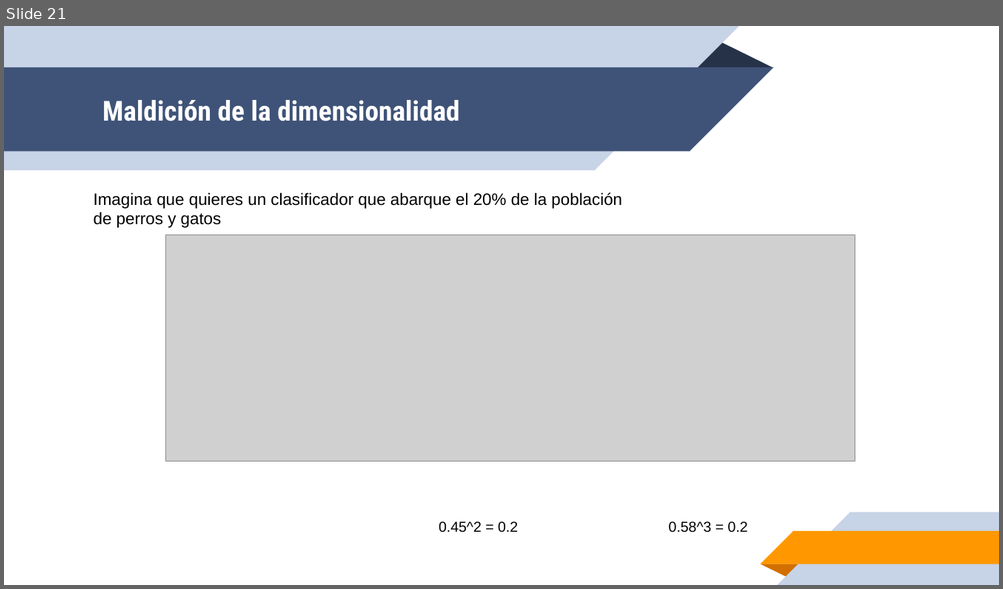
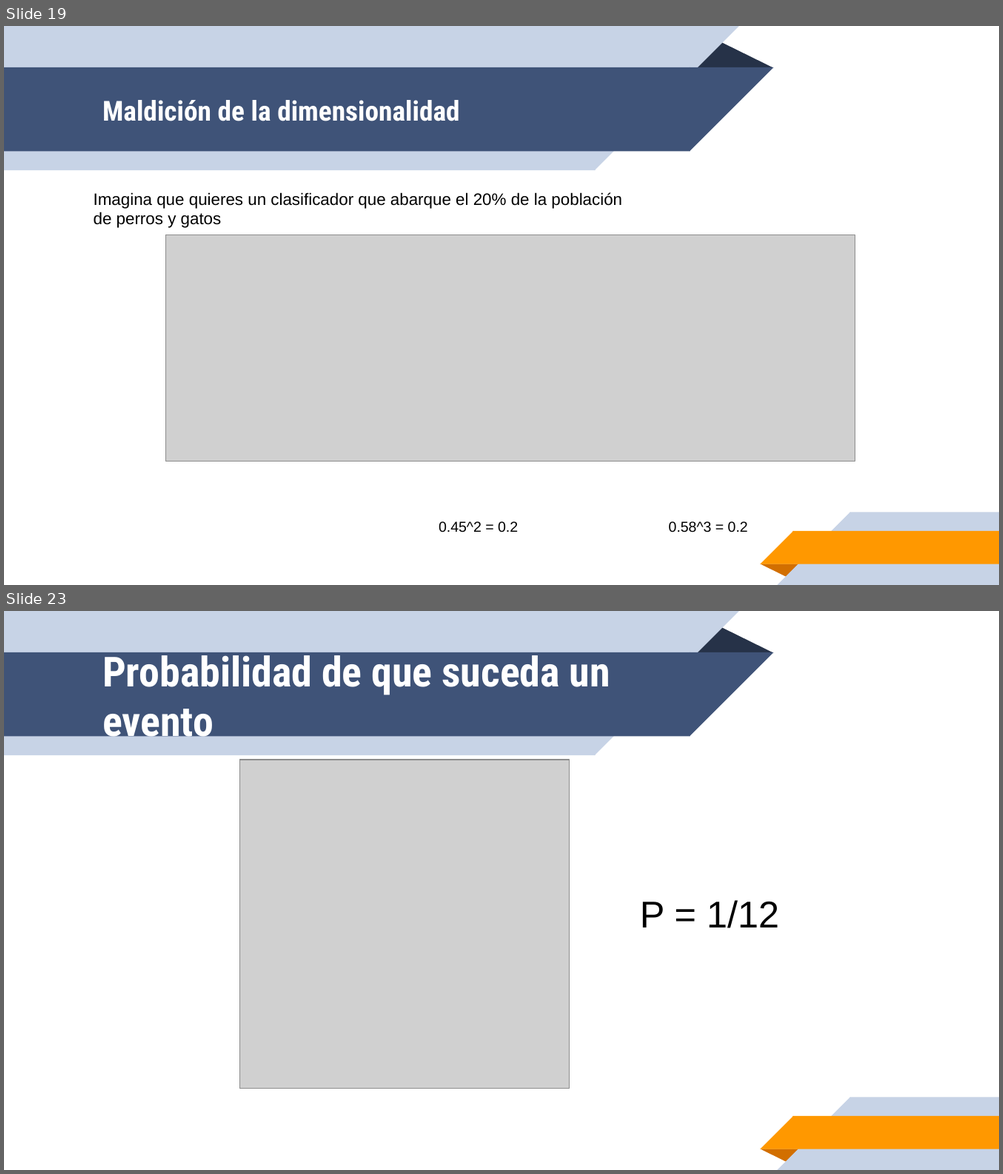
Before and after one commit to leonpalafox/fundamentos_ds, a slide deck: Slides/Clase_5_2020.pptx. Shown one above the other, each under a label of ours: slide 21 before the commit, slides 19 and 23 after it; the slides between them are not shown. The pictures are 1003x589 and 1003x1174 pixels, drawn with LibreOffice and Linux fonts; fonts in the diff are those of the drawing; grey boxes stand for pictures; background and template pictures are left out. Boxes give left, top, right and bottom in pixels: in the first picture for what was removed or moved away, otherwise in the second. Text is boxed around its words. In the diff, an @@ line names an element or a change of style, - is before the commit and + after.

```diff
--- a/Slides/Clase_5_2020.pptx
+++ b/Slides/Clase_5_2020.pptx
@@ slide 23 added at box(4, 611, 999, 1170), background #FFFFFF; not listed: 10 template elements that a slide beside it also shows @@
@@ title added at box(102, 649, 610, 746), 30 pt, text #FFFFFF, bold @@
+Probabilidad de que suceda un evento
@@ picture added at box(240, 759, 569, 1088) @@
@@ text added at box(640, 900, 779, 928), 27 pt, text #000000 @@
+P = 1/12
@@ what was slide 21 is now slide 19 @@
```
Also in this commit, not shown: 9 slides changed, 17 other slides added, 2 slides removed, 4 other files.
